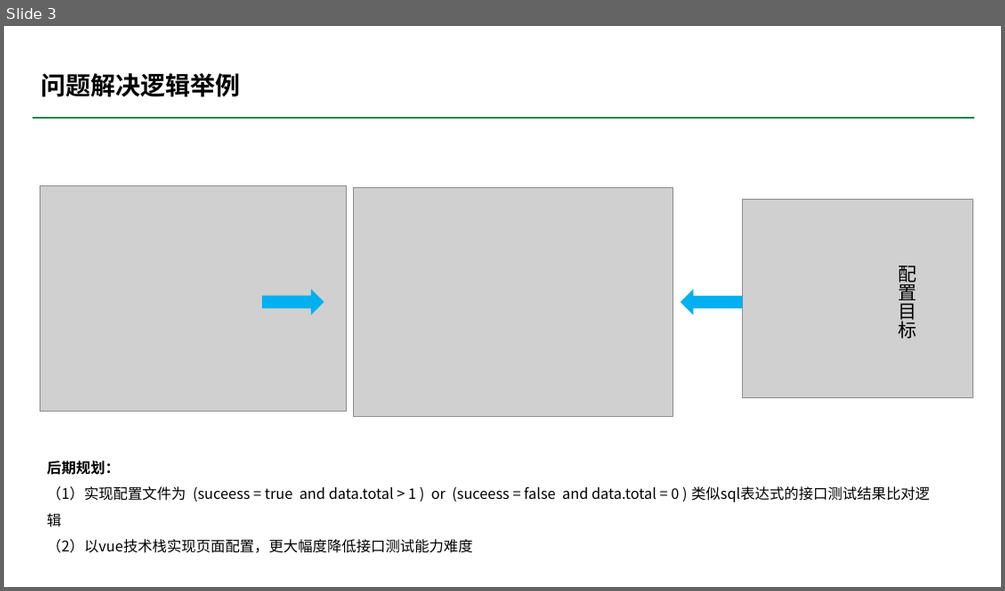
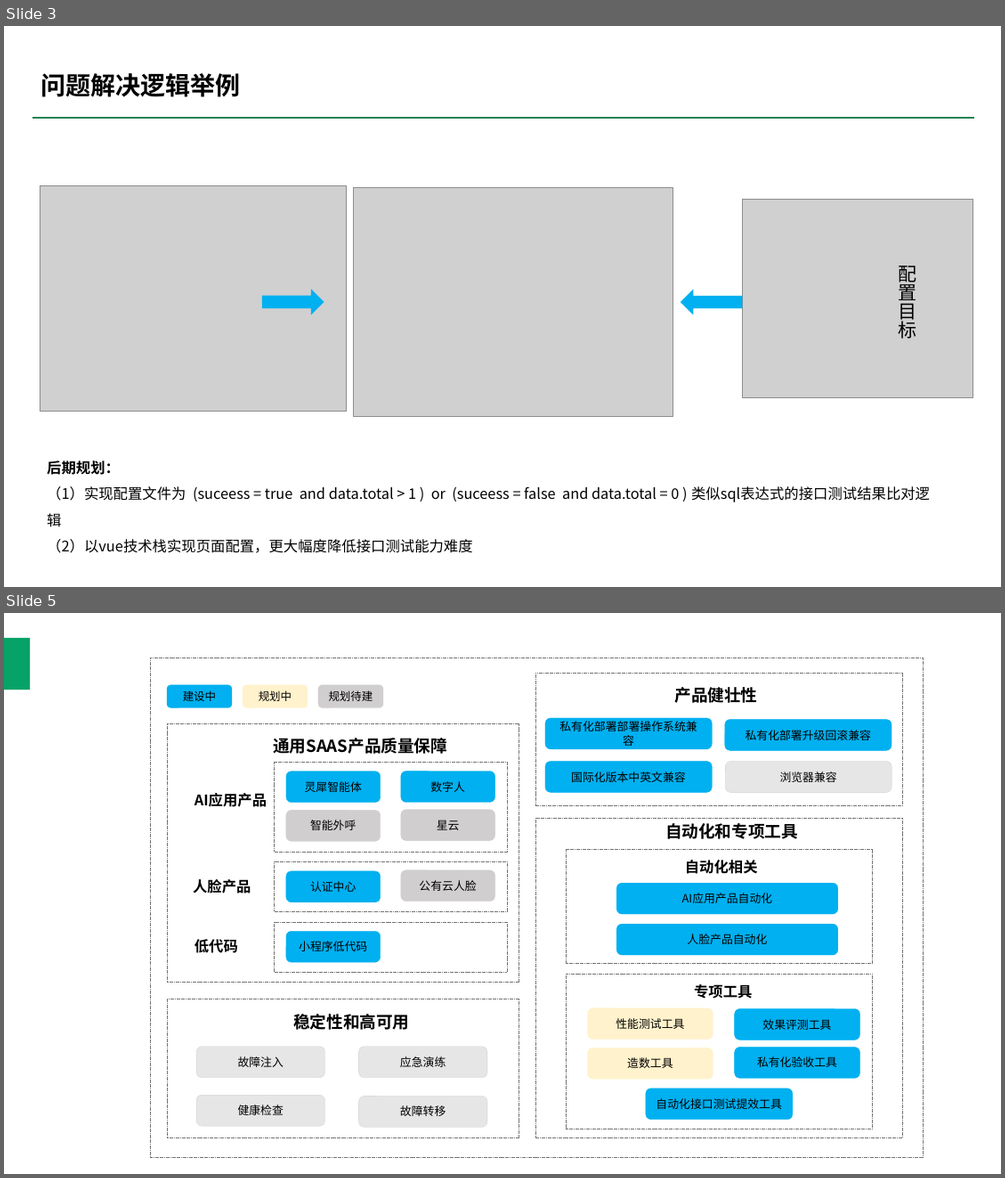
Before and after one commit to xidianlina/sql, a slide deck: 0-nspm.pptx. Shown one above the other, each under a label of ours: slide 3 before the commit, slides 3 and 5 after it; the slides between them are not shown. The pictures are 1005x591 and 1005x1178 pixels, drawn with LibreOffice and Linux fonts; fonts in the diff are those of the drawing; grey boxes stand for pictures; background and template pictures are left out. Boxes give left, top, right and bottom in pixels: in the first picture for what was removed or moved away, otherwise in the second. Text is boxed around its words. In the diff, an @@ line names an element or a change of style, - is before the commit and + after.

```diff
--- a/0-nspm.pptx
+++ b/0-nspm.pptx
@@ slide 5 added at [4,613,1001,1174], background #FFFFFF @@
@@ rectangle added at [4,638,30,690], fill #05A367 @@
@@ rectangle added at [150,657,922,1158], fill #FFFFFF, outline #767171 0.5 pt dashed @@
@@ rounded rectangle added at [167,685,232,707], fill #00B0F0, outline #00B0F0 0.25 pt, 10.7 pt, text #000000 @@
+建设中
@@ rounded rectangle added at [243,685,307,707], fill #FFF2CC, outline #FFF2CC 0.25 pt, 10.7 pt, text #000000 @@
+规划中
@@ rounded rectangle added at [318,685,383,707], fill #D0CECE, outline #D0CECE 0.25 pt, 10.7 pt, text #000000 @@
+规划待建
@@ rectangle added at [167,723,518,982], fill #FFFFFF, outline #767171 0.5 pt dashed @@
@@ text added at [273,738,447,754], 16 pt, text #000000, bold @@
+通用SAAS产品质量保障
@@ rectangle added at [274,762,507,852], fill #FFFFFF, outline #767171 0.5 pt dashed @@
@@ rounded rectangle added at [286,771,380,803], fill #00B0F0, outline #00B0F0 0.25 pt, 11 pt, text #000000 @@
+灵犀智能体
@@ rounded rectangle added at [401,771,495,803], fill #00B0F0, outline #00B0F0 0.25 pt, 11 pt, text #000000 @@
+数字人
@@ group added at [535,673,903,806]: 4 rounded rectangles, 1 rectangle, 1 text @@
+产品健壮性
+私有化部署部署操作系统兼容
+私有化部署升级回滚兼容
+国际化版本中英文兼容
+浏览器兼容
@@ text added at [194,793,267,807], 14 pt, text #000000, bold @@
+AI应用产品
@@ rounded rectangle added at [286,811,380,842], fill #D0CECE, outline #D0CECE 0.25 pt, 11 pt, text #000000 @@
+智能外呼
@@ rounded rectangle added at [401,810,495,841], fill #D0CECE, outline #D0CECE 0.25 pt, 11 pt, text #000000 @@
+星云
@@ text added at [193,879,251,893], 14 pt, text #000000, bold @@
+人脸产品
@@ rectangle added at [274,861,507,910], fill #FFFFFF, outline #767171 0.5 pt dashed @@
@@ rounded rectangle added at [286,871,380,902], fill #00B0F0, outline #00B0F0 0.25 pt, 11 pt, text #000000 @@
+认证中心
@@ rounded rectangle added at [401,870,495,901], fill #D0CECE, outline #D0CECE 0.25 pt, 11 pt, text #000000 @@
+公有云人脸
@@ rectangle added at [274,923,507,973], fill #FFFFFF, outline #767171 0.5 pt dashed @@
@@ rounded rectangle added at [286,931,380,962], fill #00B0F0, outline #00B0F0 0.25 pt, 11 pt, text #000000 @@
+小程序低代码
@@ group added at [535,818,903,1138]: 7 rounded rectangles, 3 rectangles, 3 texts @@
+自动化和专项工具
+自动化相关
+专项工具
+性能测试工具
+造数工具
+效果评测工具
+私有化验收工具
+自动化接口测试提效工具
+AI应用产品自动化
+人脸产品自动化
@@ text added at [194,939,238,953], 14 pt, text #000000, bold @@
+低代码
@@ rectangle added at [167,999,518,1138], fill #FFFFFF, outline #767171 0.5 pt dashed @@
@@ text added at [293,1013,409,1030], 16 pt, text #000000, bold @@
+稳定性和高可用
@@ rounded rectangle added at [196,1046,324,1078], fill #E7E6E6, outline #D0CECE 0.25 pt, 11 pt, text #000000 @@
+故障注入
@@ rounded rectangle added at [359,1046,488,1078], fill #E7E6E6, outline #D0CECE 0.25 pt, 11 pt, text #000000 @@
+应急演练
@@ rounded rectangle added at [196,1094,324,1126], fill #E7E6E6, outline #D0CECE 0.25 pt, 11 pt, text #000000 @@
+健康检查
@@ rounded rectangle added at [359,1096,488,1127], fill #E7E6E6, outline #D0CECE 0.25 pt, 11 pt, text #000000 @@
+故障转移
```
Also in this commit, not shown: 1 other slide added.
